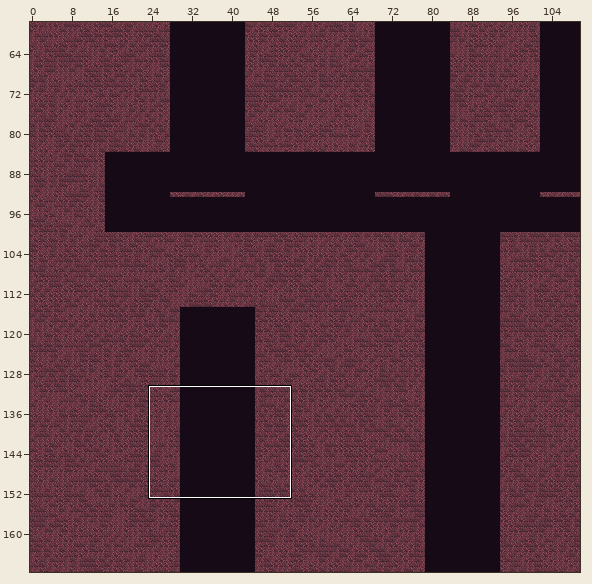
Two versions of a level (Tiled map, android/assets/maps/TunnelMap1.tmx). Above, an overview of the earlier version with the close-up marked.
Close-up. Old version:
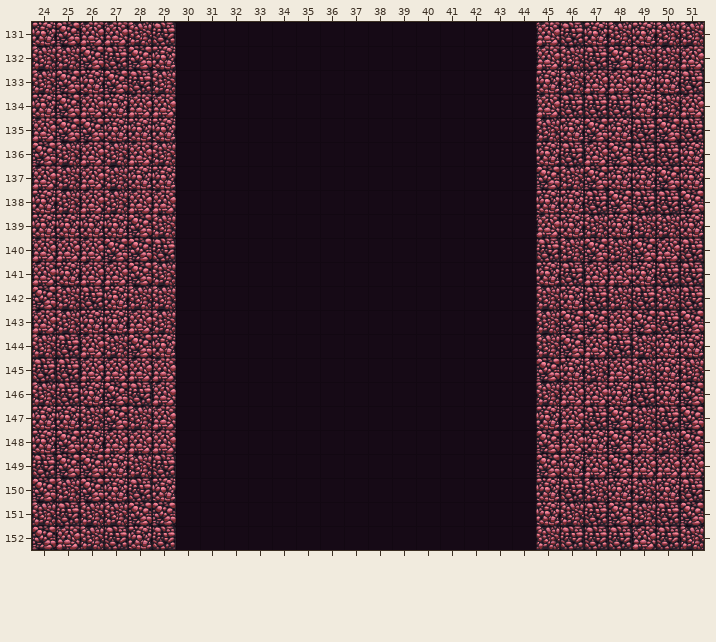
Cells are 64x64 px. Shown: x 24..51, y 131..152. The commit also changed other parts of the map, which this record leaves out.
After the commit:
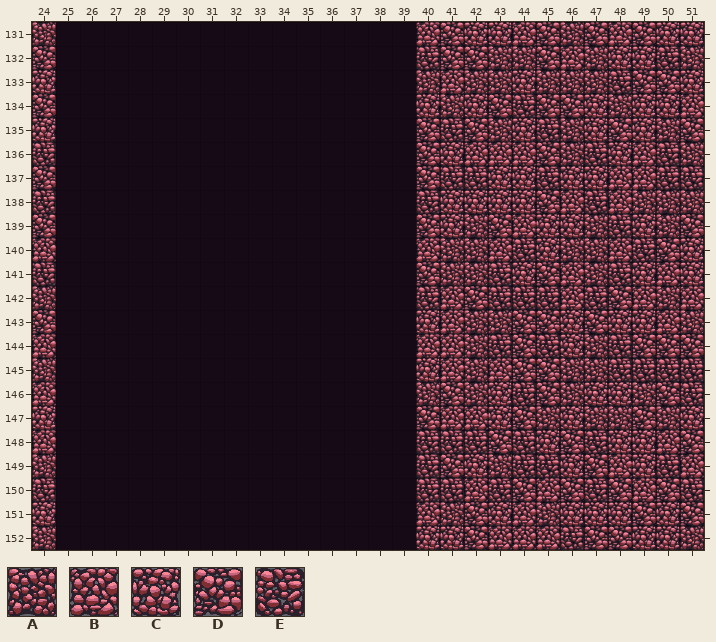
Key: from "tileMapGutter": A 5, B 6, C 7, D 8, E 9.
_ is an empty cell.
Tiles replaced or removed in this view: A, B, C, D, E.
Changes in this commit:
Changed rows in their new state; . is an unchanged cell.
Layer "terrain":
first column x 24:
131 A_____..........BDCCBDADBDCC
132 D_____..........EDDAADBACCEA
133 C_____..........ABAACA.AEDDC
134 D_____..........CACDEDDCA.C.
135 C_____..........DEDACEACDCAD
136 E_____..........DCBBBDAECB.A
137 D_____..........DEECCECCBBEE
138 E_____..........ECCCCDB.BAAA
139 D_____..........DCADBC..EC.D
140 ._____..........BAABEC.ABEDC
141 E_____..........DAAECDBAE.BC
142 A_____..........EBDEEEB.DB.B
143 D_____..........CBAADDC.CCBA
144 B_____..........BBAEDECA.DDD
145 A_____..........CBABD.A.EEEE
146 B_____..........ADACEDAC.ADE
147 ._____..........DBBCDACAADAC
148 B_____..........EEEDECDECCB.
149 A_____..........EDCAEE.DBCE.
150 E_____..........EEBEDBDEDBD.
151 C_____..........BADCBACCCDC.
152 A_____..........CCDBBB.DDCC.
Boxes around the changes in both close-ups, in picture pixels (x1, y1, x2, y2):
changed: (32, 22, 176, 550)
changed: (416, 22, 704, 550)
